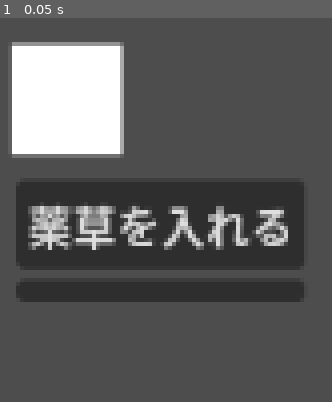
Above: before the commit, frame 1.
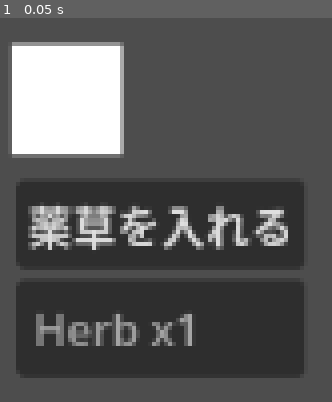
Above: after the commit, the same moment.

Repository: KFUJI3375/maid-in-lab
Game: Godot game, scene res://scenes/alchemy_lab.tscn
Same seed, same stepped clock (60 frames per second), same inputs: the game is played once before the commit and once after it.
Inputs:
- Up to frame 1 (0.05 s): no input

The runs differ from the first frame. In frame 1, 16% of the frame differs, in the area x 4-92%, y 72-94%.
Error before the commit: Parse Error: Too few arguments for "new()" call. Expected at least 1 but received 0. (res://scripts/domain/entities/material_item.gd:8)

Commit message:
素材と溶質のリソース管理を改善し、効能の初期化を修正。MaterialItemを削除し、MaterialResourceとSoluteResourceを新規作成。AlchemyLabViewでの溶質抽出処理を更新。

Diff:
--- a/scripts/application/brew_potion_usecase.gd
+++ b/scripts/application/brew_potion_usecase.gd
@@ -5,8 +5,8 @@
 
 var _process: AlchemyProcess = null
 
-func _init() -> void:
-	_process = AlchemyProcess.new(SoluteList.new([Solute.CreateHerb(1)]))
+func _init(solutes: SoluteList) -> void:
+	_process = AlchemyProcess.new(solutes)
 
 # 生成中のSolutionを取り出す
 func get_solution_inventory() -> void:
--- a/scripts/application/resource_manager.gd
+++ b/scripts/application/resource_manager.gd
@@ -1,17 +1,37 @@
 extends Node
-var _materials: Dictionary[String, MaterialItem] = {}
-var _solutes: Dictionary[String, Solute] = {}
+var _materials: Dictionary[String, MaterialResource] = {}
+var _solutes: Dictionary[String, SoluteResource] = {}
 
 func _ready():
 	# あとでフォルダ内のリソースファイルから素材を読み込む処理を追加する
 	# とりあえずはコード内で直接素材を登録しておく
-	var herb_material = MaterialItem.new()
+	# 回復成分溶質
+	var healing_ingredient_solute = SoluteResource.new()
+	healing_ingredient_solute.name = "HealingIngredient"
+	var ing_efficacys: Array[String] = ["Healing"]
+	healing_ingredient_solute.efficacys = ing_efficacys
+	healing_ingredient_solute.dissolution_rate = 0.0
+	# healing_ingredient_solute.inner_solutes = {} # 反応して生成される物質はないとする
+	_solutes["HealingIngredient"] = healing_ingredient_solute
+
+	# 薬草溶質
+	var herb_solute_resource: SoluteResource = SoluteResource.new()
+	herb_solute_resource.name = "Herb"
+	var efficacys: Array[String] = ["Healing"]
+	herb_solute_resource.efficacys = efficacys
+	herb_solute_resource.dissolution_rate = 0.5
+	var inner_solutes: Dictionary[String, float] = {"HealingIngredient": 1.0} # ハーブは完全に溶解すると回復成分を1.0g生成するとする
+	herb_solute_resource.inner_solutes = inner_solutes
+	_solutes["Herb"] = herb_solute_resource
+
+	var herb_material = MaterialResource.new()
 	herb_material.name = "Herb"
-	herb_material.solutes = {"Herb": 1.0} # ハーブは「Herb」という溶質を1.0g含むとする
+	var solute_dict: Dictionary[String, float] = {"Herb": 1.0}
+	herb_material.solutes = solute_dict # ハーブは「Herb」という溶質を1.0g含むとする
 	_materials["Herb"] = herb_material
-	var herb_solute = Solute.new("Herb", 1.0, 0.5, []) # ハーブの溶質も登録しておく
 
-func get_material(p_name: String) -> MaterialItem:
+
+func get_material(p_name: String) -> MaterialResource:
 	# 保持している素材の中から名前で検索して返す
 	# 存在しない場合はnullを返す
 	if _materials.has(p_name):
@@ -19,11 +39,9 @@
 		return item
 	return null
 
-func get_solute(p_name: String) -> Solute:
+func get_solute(p_name: String) -> SoluteResource:
 	# 素材から溶質を取得するためのユーティリティ関数
-	var material = get_material(p_name)
-	if material:
-		var solutes = material.get_solutes()
-		if solutes.size() > 0:
-			return solutes[0] # ここでは単純に最初の溶質を返す
+	if _solutes.has(p_name):
+		var item = _solutes[p_name].duplicate()
+		return item
 	return null
--- a/scripts/domain/entities/efficacy.gd
+++ b/scripts/domain/entities/efficacy.gd
@@ -3,12 +3,18 @@
 
 # 効能を表すクラス
 var description: String
+var name: String
 
-func _init(p_description: String) -> void:
+func _init(p_name: String, p_description: String) -> void:
+	name = p_name
 	description = p_description
 
 func _to_string() -> String:
 	return description
 
-static func CreateHealing() -> Efficacy:
-	return Efficacy.new("HP回復")
+static func CreateByName(p_name: String) -> Efficacy:
+	match p_name:
+		"Healing":
+			return Efficacy.new("Healing", "HP回復")
+		_:
+			return Efficacy.new("Undefined", "未定義の効果")
--- a/scripts/domain/entities/material_inventory.gd
+++ b/scripts/domain/entities/material_inventory.gd
@@ -8,7 +8,7 @@
 	# 初期状態では空の材料在庫
 	_materials = materials.duplicate()
 
-func append(material: MaterialItem, quantity: int) -> void:
+func append(material: MaterialResource, quantity: int) -> void:
 	var name = material.name
 	if _materials.has(name):
 		_materials[name] += quantity
@@ -19,3 +19,26 @@
 func get_materials() -> Dictionary:
 	# 在庫のコピーを返す（外部から直接変更されないように）
 	return _materials.duplicate()
+
+# 指定した素材を在庫から引き出す。引き出せない場合はnullを返す。
+func pull(material_name: String, quantity: int) -> Array[MaterialResource]:
+	if not _materials.has(material_name):
+		print("素材が在庫に存在しません: %s" % material_name)
+		return []
+	if _materials[material_name] < quantity:
+		print("素材の在庫が不足しています: %s (必要: %d, 在庫: %d)" % [material_name, quantity, _materials[material_name]])
+		return []
+	# 在庫から引き出す
+	_materials[material_name] -= quantity
+	if _materials[material_name] <= 0:
+		_materials.erase(material_name)
+	emit_signal("inventory_changed", _materials.duplicate())
+	var material_resource = ResourceManager.get_material(material_name)
+	var result: Array[MaterialResource] = []
+	for i in range(quantity):
+		if material_resource:
+			var pulled_material = material_resource.duplicate()
+			result.append(pulled_material)
+		else:
+			print("素材リソースが見つかりません: %s" % material_name)
+	return result
--- a/scripts/domain/entities/material_item.gd
+++ /dev/null
@@ -1,13 +0,0 @@
-class_name MaterialItem
-extends Resource
-
-@export var name: String = ""
-@export var solutes: Dictionary[String, float] = {} # 溶質の名前と量のペア
-
-func get_solutes() -> SoluteList:
-	var solute_list = SoluteList.new()
-	for solute_name in solutes.keys():
-		var mass = solutes[solute_name]
-		var solute = Solute.new(solute_name, mass)
-		solute_list = solute_list.append(solute)
-	return solutes.duplicate()
--- /dev/null
+++ b/scripts/domain/entities/material_resource.gd
@@ -0,0 +1,16 @@
+class_name MaterialResource
+extends Resource
+
+@export var name: String = ""
+@export var solutes: Dictionary[String, float] = {} # 溶質の名前と比率のペア
+@export var mass: float = 1.0 # このマテリアル1単位あたりの質量（g）
+
+func get_solutes() -> Array[Solute]:
+	var solute_list: Array[Solute] = []
+	for solute_name in solutes.keys():
+		var ratio = solutes[solute_name]
+		var solute_mass = mass * ratio
+		var solureResource = ResourceManager.get_solute(solute_name)
+		var solute = Solute.new(solureResource, solute_mass)
+		solute_list.append(solute)
+	return solute_list
--- a/scripts/domain/entities/solute.gd
+++ b/scripts/domain/entities/solute.gd
@@ -4,36 +4,30 @@
 # 残りを全部溶解させるための絶対的な最小値
 const MINIMUM_MASS: float = 1e-4
 
-var _name: String
 var _mass: float
-var _efficacys: Array[Efficacy]
+var _resource: SoluteResource
 
-
-var _dissolution_rate: float # 溶解速度 rate/s
-
-func _init(p_name: String, p_mass: float, p_dissolution_rate: float, p_efficacys: Array[Efficacy]) -> void:
-	_name = p_name
+func _init(resource: SoluteResource, p_mass: float) -> void:
 	_mass = p_mass
-	_dissolution_rate = p_dissolution_rate
-	_efficacys = p_efficacys
+	_resource = resource.duplicate()
 
 func _to_string() -> String:
-	return "%s: %.5f g 効果: %s" % [_name, _mass, _efficacys]
+	return "%s: %.5f g" % [_resource.name, _mass]
 
 func duplicate() -> Solute:
-	return Solute.new(_name, _mass, _dissolution_rate, _efficacys.duplicate())
+	return Solute.new(_resource, _mass)
 
 func combine(other: Solute) -> Solute:
 	if not is_same_name(other):
-		assert(false, "同名の溶質同士しか結合できません (%s と %s)" % [_name, other._name])
-	return Solute.new(_name, _mass + other._mass, _dissolution_rate, _efficacys.duplicate())
+		assert(false, "同名の溶質同士しか結合できません (%s と %s)" % [_resource.name, other._resource.name])
+	return Solute.new(_resource, _mass + other._mass)
 
 func is_same_name(other: Solute) -> bool:
-	return _name == other._name
+	return _resource.name == other._resource.name
 
 func dissolve(delta: float) -> SoluteList:
 	# 反応した質量を計算
-	var dissolved_mass = _dissolution_rate * _mass * delta
+	var dissolved_mass = _resource.dissolution_rate * _mass * delta
 	var new_mass = _mass - dissolved_mass
 	if new_mass <= MINIMUM_MASS:
 		# 閾値以下なら残りをすべて溶解させて0にする（質量保存）
@@ -43,12 +37,8 @@
 		new_mass = max(0.0, new_mass)
 
 	# 新たに生成された物質
-	var new_solute = Solute.CreateHealingIngredient(dissolved_mass)
-	return SoluteList.new([
-		Solute.new(_name, new_mass, _dissolution_rate, _efficacys.duplicate()),
-		new_solute])
-
-static func CreateHerb(p_mass: float) -> Solute:
-	return Solute.new("Herb", p_mass, 0.5, [])
-static func CreateHealingIngredient(p_mass: float) -> Solute:
-	return Solute.new("Healing Ingredient", p_mass, 0.0, [Efficacy.CreateHealing()])
+	var new_solutes = SoluteList.new(_resource.get_inner_solutes(dissolved_mass))
+	# 自分自身も残るなら新しいSoluteとして追加する
+	if new_mass > MINIMUM_MASS:
+		new_solutes = new_solutes.append(Solute.new(_resource, new_mass))
+	return new_solutes
--- a/scripts/domain/entities/solute_list.gd
+++ b/scripts/domain/entities/solute_list.gd
@@ -3,7 +3,7 @@
 
 var _solutes: Array[Solute]
 
-func _init(solutes: Array[Solute]) -> void:
+func _init(solutes: Array[Solute] = []) -> void:
 	_solutes = solutes.duplicate() # 配列を複製して保持する
 
 func _to_string() -> String:
--- /dev/null
+++ b/scripts/domain/entities/solute_resource.gd
@@ -0,0 +1,23 @@
+class_name SoluteResource
+extends Resource
+
+@export var name: String = "Undefined"
+@export var efficacys: Array[String] = []
+@export var dissolution_rate: float = 0.0 # 溶解速度 rate/s
+@export var inner_solutes: Dictionary[String, float] = {} # 溶解して生成される物質の辞書 {"生成物の名前": 質量比}
+
+func get_efficacys() -> Array[Efficacy]:
+	var result = []
+	for efficacy_name in efficacys:
+		var efficacy = Efficacy.CreateByName(efficacy_name)
+		result.append(efficacy)
+	return result
+
+func get_inner_solutes(mass: float) -> Array[Solute]:
+	var result: Array[Solute] = []
+	for solute_name in inner_solutes.keys():
+		var ratio = inner_solutes[solute_name]
+		var solute_mass = mass * ratio
+		var solute_resource = ResourceManager.get_solute(solute_name)
+		result.append(Solute.new(solute_resource, solute_mass))
+	return result
--- a/scripts/presentation/alchemy_lab_view.gd
+++ b/scripts/presentation/alchemy_lab_view.gd
@@ -42,14 +42,16 @@
 			print("アイテムのメタデータが見つかりません")
 			return
 		var item_name = metadata[0]
-		var item_resource = ResourceManager.get_material(item_name)
-		if item_resource == null:
-			print("アイテムリソースが見つかりません: %s" % item_name)
-			return
-		var solutes = item_resource.get_solutes()
 		var qty = metadata[1]
 		print("選択されたアイテム: %s x%d" % [item_name, qty])
-		brew_use_case = BrewPotionUseCase.new()
+		var material_items = GlobalData.material_inventory.pull(item_name, 1) # インベントリから1つ減らす
+		var solutes = SoluteList.new()
+		for item in material_items:
+			var material_solutes = SoluteList.new(item.get_solutes())
+			solutes = solutes.append_list(material_solutes)
+			print("素材 %s から溶質を抽出: %s" % [item.name, material_solutes])
+			# ここで素材をビーカーに入れるアニメーションなどを再生してもいいかもしれない
+		brew_use_case = BrewPotionUseCase.new(solutes)
 		brew_use_case.state_changed.connect(_on_state_changed)
 		add_herb_button.text = "取り出す"
 	else:
Not shown, removed: scripts/domain/entities/material_item.gd.uid
Not shown, added: scripts/domain/entities/material_resource.gd.uid
Not shown, added: scripts/domain/entities/solute_resource.gd.uid
